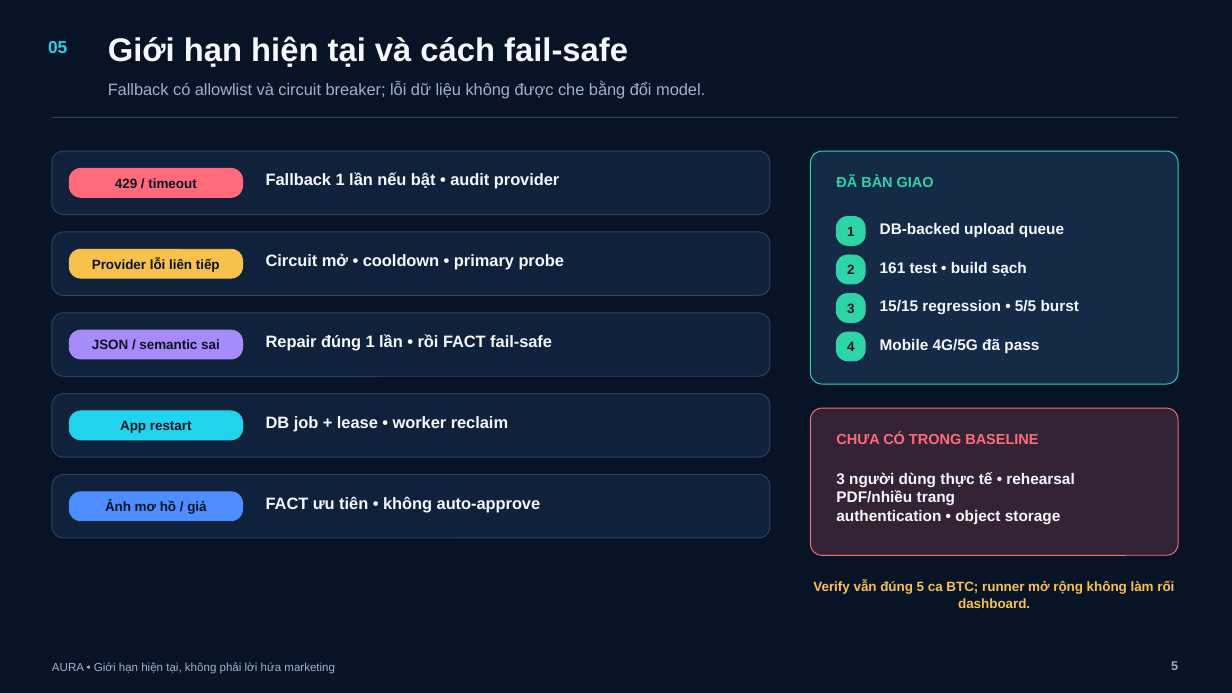
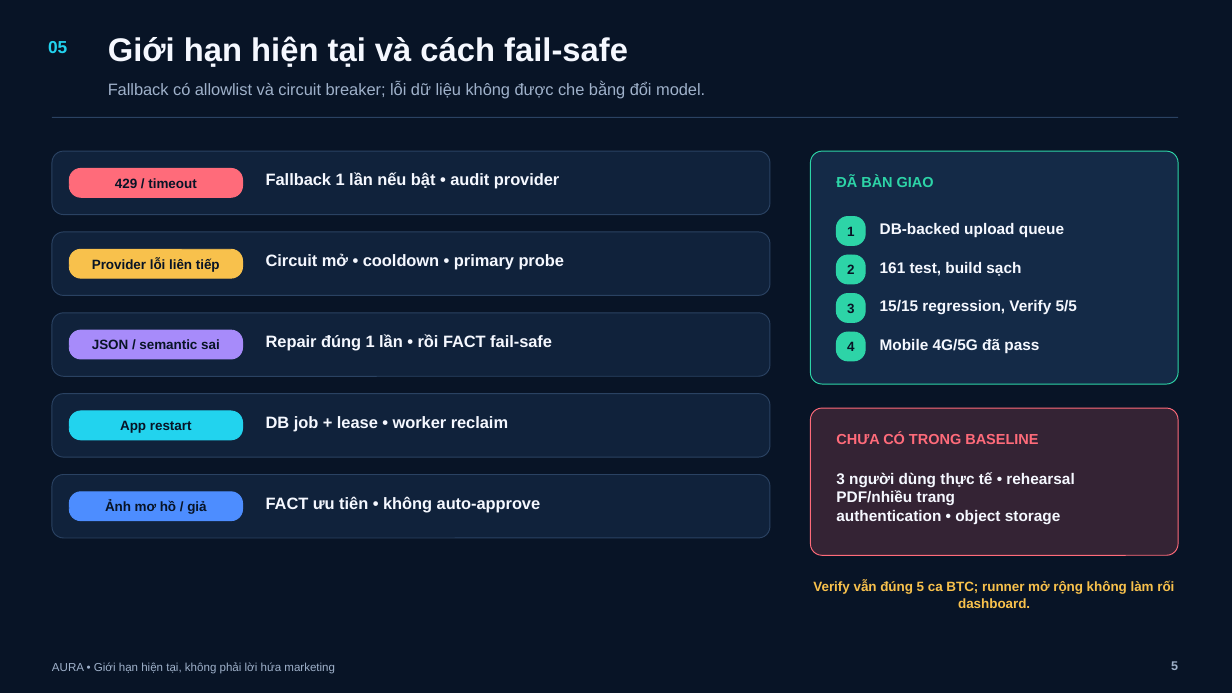
Before and after one commit to BondPhuPhamzZ/AURA, a slide deck: slide 5 of AURA/submission/AURA_5_SLIDES.pptx. Drawn at 1232x693 pixels with LibreOffice and Linux fonts; fonts in the diff are those of the drawing. Boxes give left, top, right and bottom in pixels: in the first picture for what was removed or moved away, otherwise in the second. Text is boxed around its words. In the diff, an @@ line names an element or a change of style, - is before the commit and + after.

Commit message:
docs: record live Qwen3.8 Verify gate and refresh submission

```diff
--- a/AURA/submission/AURA_5_SLIDES.pptx
+++ b/AURA/submission/AURA_5_SLIDES.pptx
@@ text at <box>880,262,1021,276</box>: text changed @@
-161 test • build sạch
+161 test, build sạch
@@ text at <box>880,300,1077,315</box>: text changed @@
-15/15 regression • 5/5 burst
+15/15 regression, Verify 5/5
```
Also in this commit, not shown: 1 other slide changed, 16 other files.
